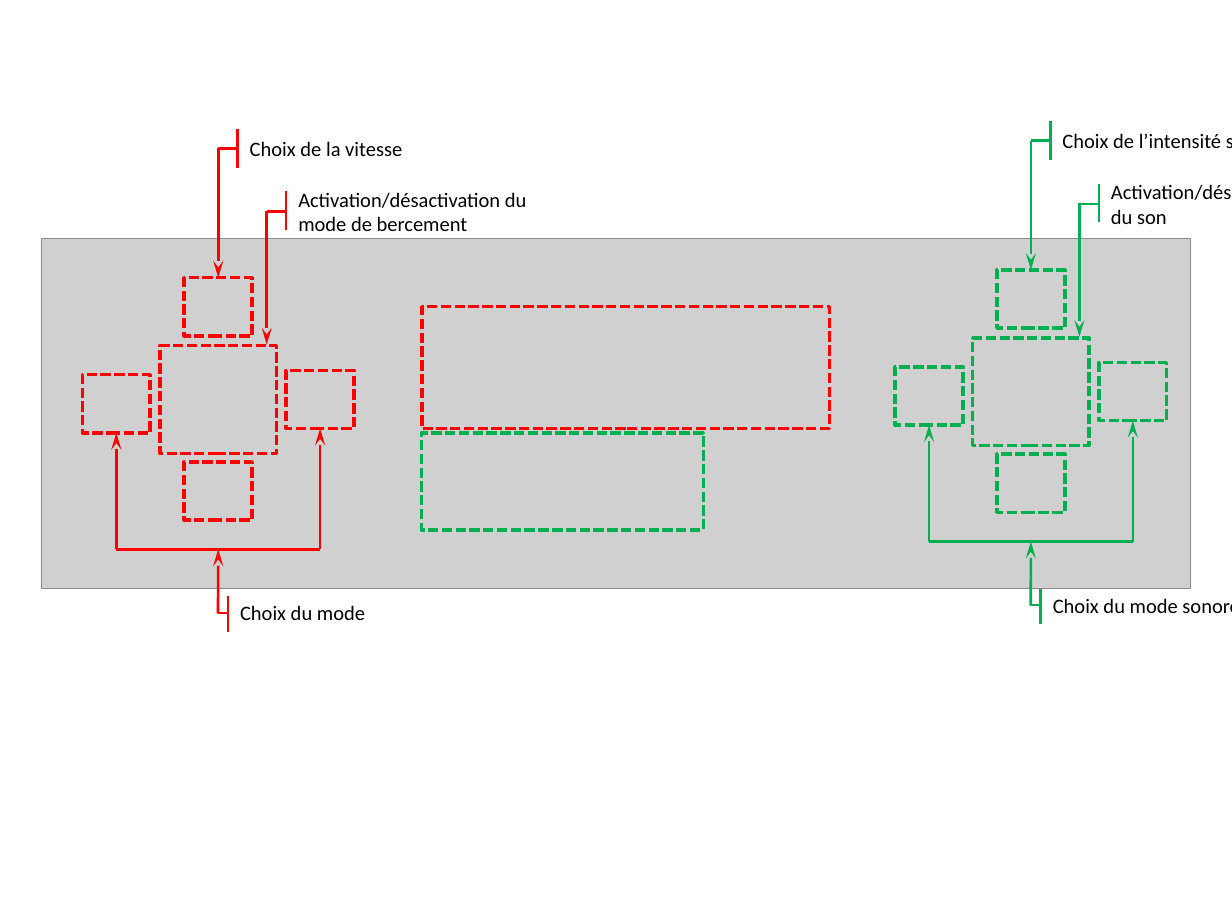
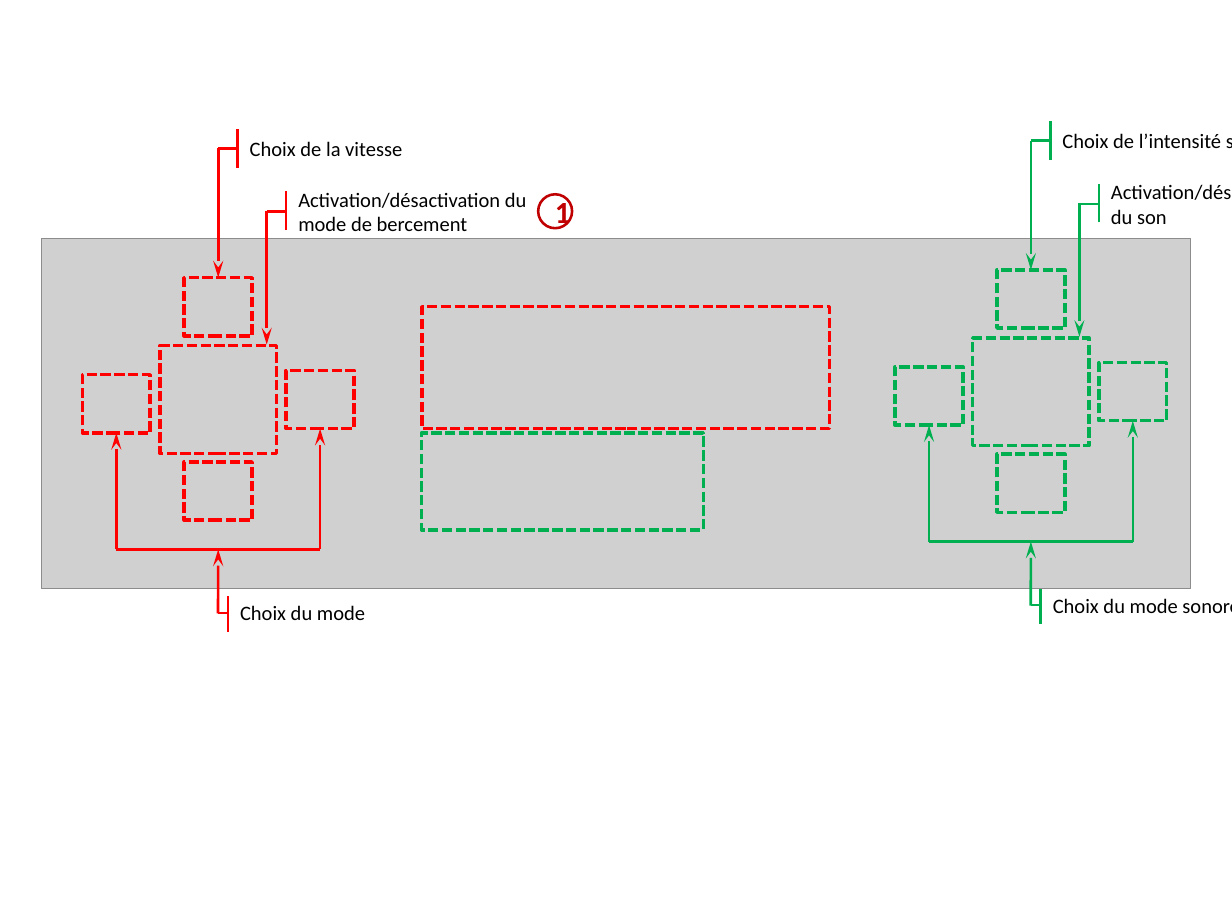
Before and after one commit to xpessoles/TP_Documents_PSI, a slide deck: slide 1 of 13_Moby_Crea/Documentation_Moby_Figures.pptx. Drawn at 1232x924 pixels with LibreOffice and Linux fonts; fonts in the diff are those of the drawing; grey boxes stand for pictures. Boxes give left, top, right and bottom in pixels: in the first picture for what was removed or moved away, otherwise in the second. Text is boxed around its words. In the diff, an @@ line names an element or a change of style, - is before the commit and + after.

```diff
--- a/13_Moby_Crea/Documentation_Moby_Figures.pptx
+++ b/13_Moby_Crea/Documentation_Moby_Figures.pptx
@@ ellipse added at bbox=[538, 195, 573, 229], fill #FFFFFF, outline #C00000 1.5 pt, 18 pt, text #C00000, bold @@
+1
```
Also in this commit, not shown: 1 slide added, 4 slides removed, 2 other files.
